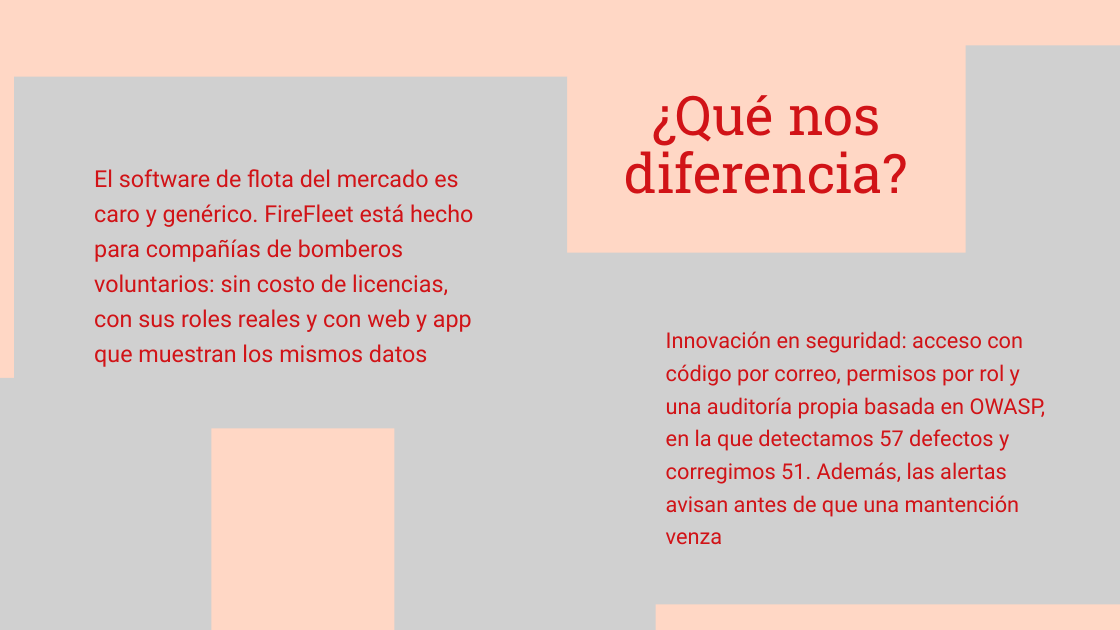
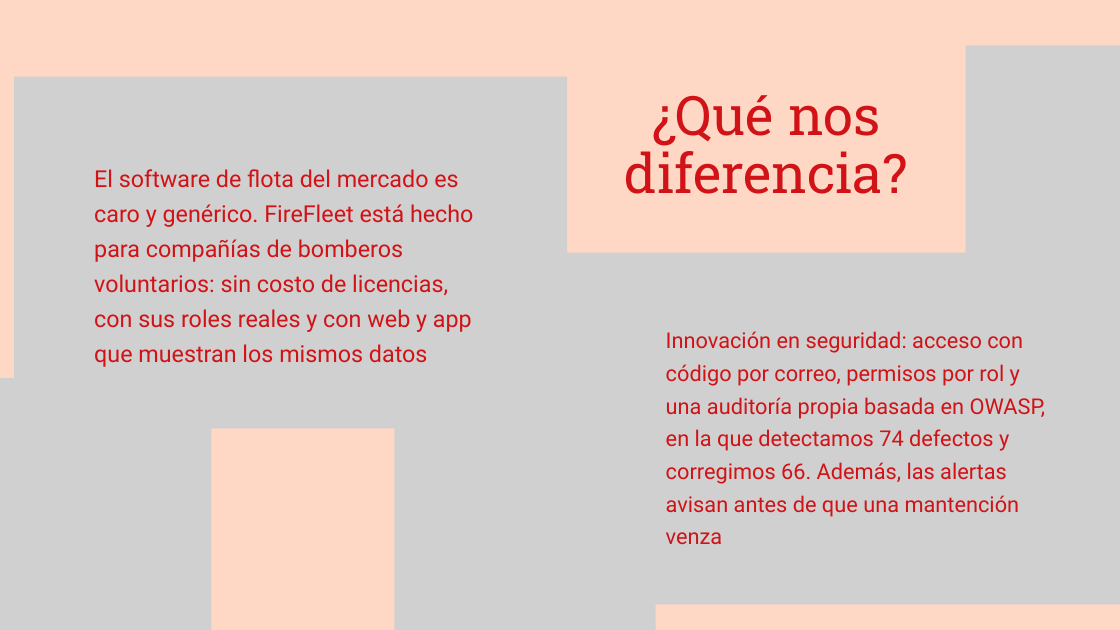
Before and after one commit to 3mmanolo/Capstone-APT-MantencionBomberos, a slide deck: slide 8 of Fase 3/Evidencias Grupales/Presentación Final del proyecto (Español).pptx. Drawn at 1120x630 pixels with LibreOffice and Linux fonts; fonts in the diff are those of the drawing; grey boxes stand for pictures. Boxes give left, top, right and bottom in pixels: in the first picture for what was removed or moved away, otherwise in the second. Text is boxed around its words. In the diff, an @@ line names an element or a change of style, - is before the commit and + after.

Commit message:
Fase 3: presentación, registro de defectos (v5) y planilla de casos (v8) actualizados

```diff
--- a/Fase 3/Evidencias Grupales/Presentación Final del proyecto (Español).pptx
+++ b/Fase 3/Evidencias Grupales/Presentación Final del proyecto (Español).pptx
@@ text at (666,331,1045,544): text changed @@
-Innovación en seguridad: acceso con código por correo, permisos por rol y una auditoría propia basada en OWASP, en la que detectamos 57 defectos y corregimos 51. Además, las alertas avisan antes de que una mantención venza
+Innovación en seguridad: acceso con código por correo, permisos por rol y una auditoría propia basada en OWASP, en la que detectamos 74 defectos y corregimos 66. Además, las alertas avisan antes de que una mantención venza
```
Also in this commit, not shown: 1 other slide changed, 2 other files.
